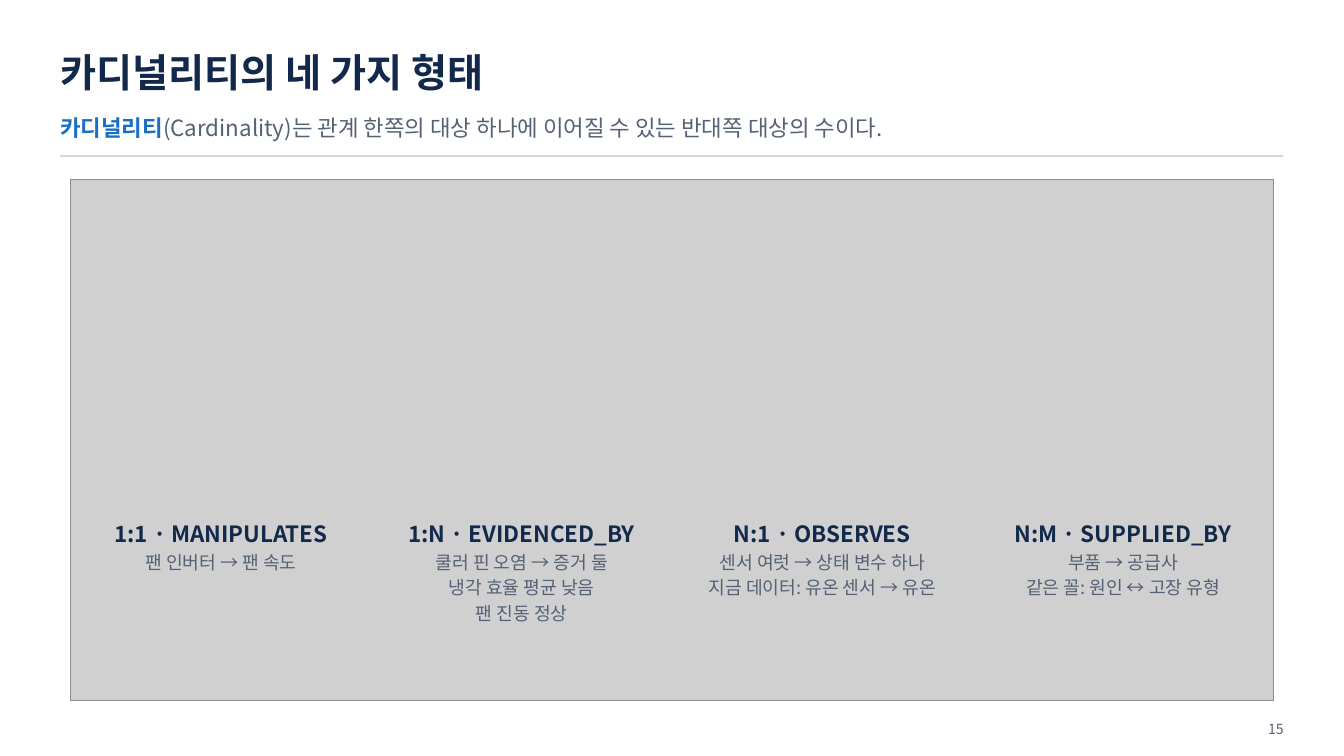
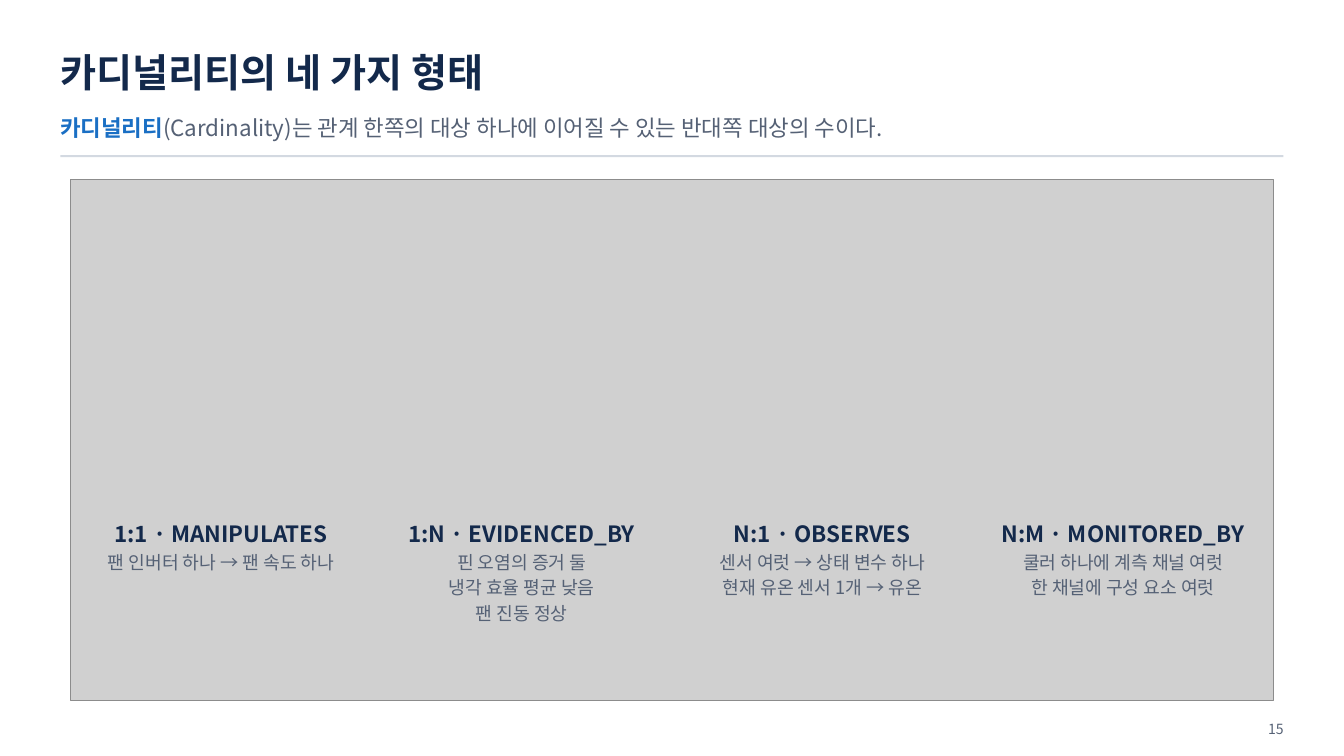
Before and after one commit to uengine-oss/hyd-iot-edu, a slide deck: slide 15 of workspace/강의제작/산출물/통합반/이론/02회차/통합반_02일차.pptx. Drawn at 1344x756 pixels with LibreOffice and Linux fonts; fonts in the diff are those of the drawing; grey boxes stand for pictures. Boxes give left, top, right and bottom in pixels: in the first picture for what was removed or moved away, otherwise in the second. Text is boxed around its words. In the diff, an @@ line names an element or a change of style, - is before the commit and + after.

Commit message:
통합 2회차에서 관계 양끝의 수와 부품·공급사별 견적을 대조한다

```diff
--- a/workspace/강의제작/산출물/통합반/이론/02회차/통합반_02일차.pptx
+++ b/workspace/강의제작/산출물/통합반/이론/02회차/통합반_02일차.pptx
@@ text at bbox=[1002, 525, 1244, 596]: text changed @@
-N:M · SUPPLIED_BY
-부품 → 공급사
-같은 꼴: 원인 ↔ 고장 유형
+N:M · MONITORED_BY
+쿨러 하나에 계측 채널 여럿
+한 채널에 구성 요소 여럿
@@ text at bbox=[108, 554, 334, 571]: text changed @@
-팬 인버터 → 팬 속도
+팬 인버터 하나 → 팬 속도 하나
@@ text at bbox=[457, 554, 586, 571]: text changed @@
-쿨러 핀 오염 → 증거 둘
+핀 오염의 증거 둘
@@ text at bbox=[723, 579, 921, 596]: text changed @@
-지금 데이터: 유온 센서 → 유온
+현재 유온 센서 1개 → 유온
```
Also in this commit, not shown: 4 other slides changed, 10 other files.
